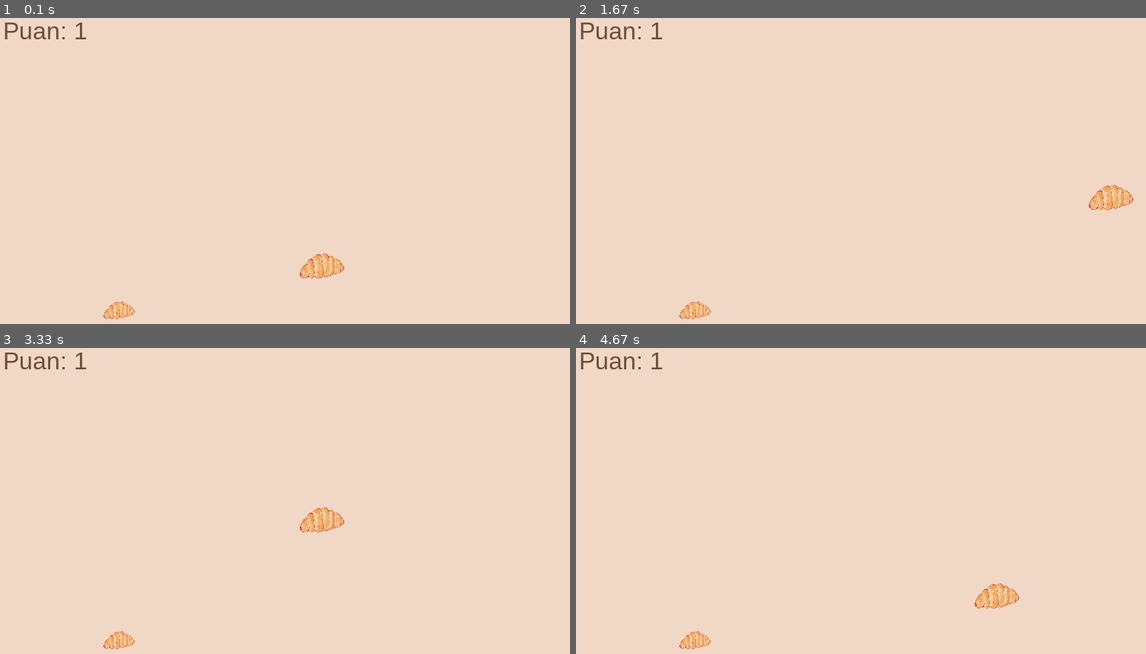
Above: before the commit, frames 1-4 (two rows, left to right).
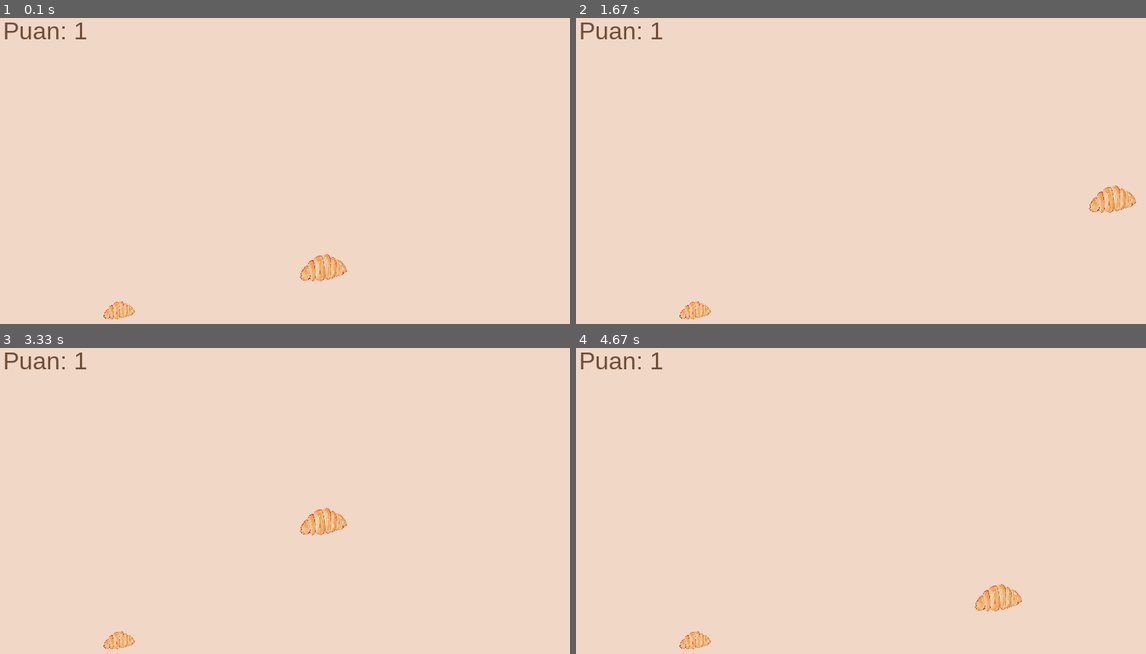
Above: after the commit, the same moments.

Repository: zmert073-spec/ilk-pygame-projem
Game: pygame game, started from ilkOyunProjem.py
Same seed, same stepped clock (60 frames per second), same inputs: the game is played once before the commit and once after it.
Inputs:
- Up to frame 1 (0.1 s): no input
- Up to frame 2 (1.67 s): hold Right 0.33-0.8 s; hold Up 0.83-1.13 s; hold Right 1.17-1.63 s
- Up to frame 3 (3.33 s): hold Left 1.67-2.2 s; hold Down 2.23-2.53 s; hold Left 2.57-2.97 s; hold Up from 3 s (still down)
- Up to frame 4 (4.67 s): release Up at 3.37 s; hold Right 3.4-4.03 s; hold Down 4.07-4.43 s; hold Left from 4.47 s (still down)

The runs differ from the first frame. In frame 1, 0.4% of the frame differs, in the area x 52-61%, y 76-87%; in frame 2, 0.4%; in frame 3, 0.4%; in frame 4, 0.4%.

Commit message:
Kruvasan görseli kırpıldı.

Diff:
--- a/ilkOyunProjem.py
+++ b/ilkOyunProjem.py
@@ -35,7 +35,7 @@
 # Kare (oyuncu) özellikleri
 kare_x = 400
 kare_y = 300
-kare_boyut = 100
+kare_boyut = 70
 hiz = 5 # Kare her tuşa basıldığında kaç piksel gidecek?
 
 # Saat Nesnesi
@@ -84,6 +84,10 @@
         print(f"Puan: {skor}")
         toplama_sesi.play()  # Yem alındığında pop sesi çal
 
+        # yem yedikçe kruvasan büyüsün
+        kruvasan_boy += 5
+        kruvasan_resmi = pygame.transform.scale(pygame.image.load("kruvasan.png").convert_alpha(), (kruvasan_boy, kruvasan_boy))
+
         # Yemleri yeni rastgele bir yere ışınla
         yem_x = random.randint(0, genislik - yem_boyut)
         yem_y = random.randint(0, yukseklik - yem_boyut)
